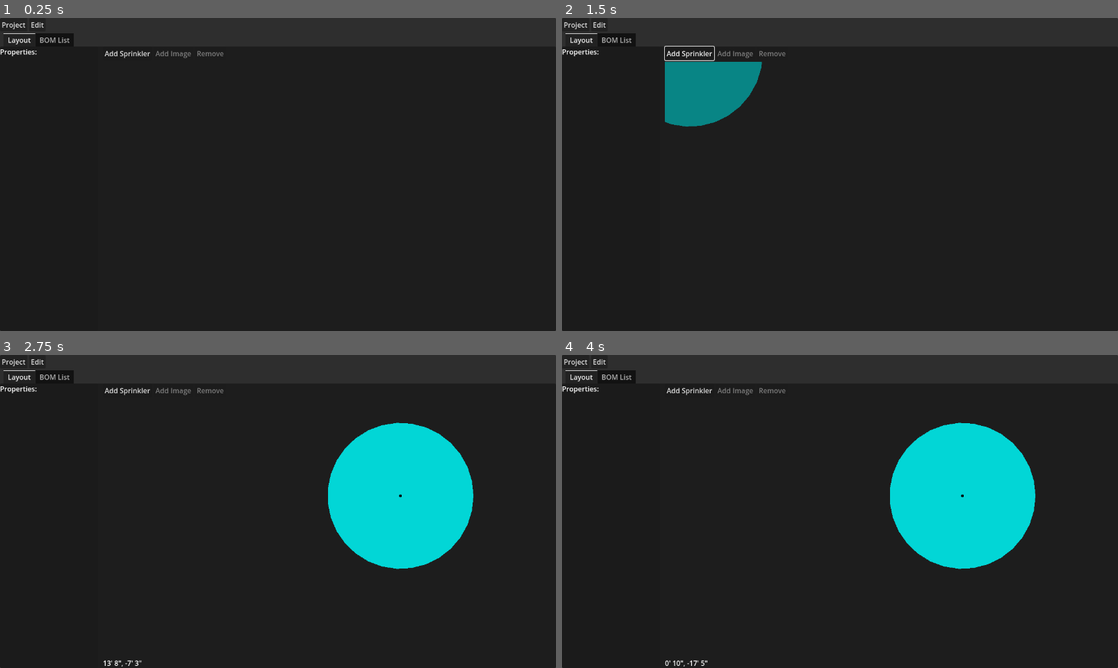
Above: before the commit, frames 1-4 (two rows, left to right).
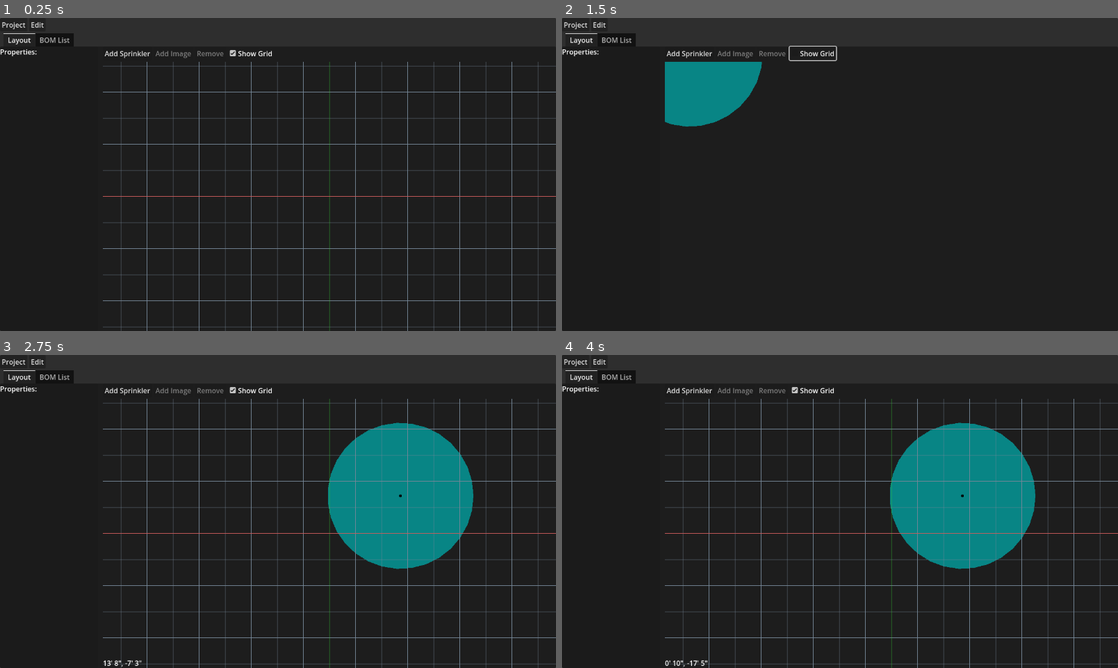
Above: after the commit, the same moments.

Repository: hankedan000/yardscaper
Game: Godot game, scene res://scenes/Main/Main.tscn
The game is run twice, just before and just after one commit, with the same random seed, the same clock (stepped at 60 frames per second) and the same inputs.
Inputs (mouse positions are in pixels of both pictures, inside the frame that each line leads up to):
- Up to frame 1 (0.25 s): no input
- Up to frame 2 (1.5 s): click "Add Sprinkler" at 0.5 s; click (812, 52) at 1.25 s, where only the run after the commit has a clickable "Show Grid"
- Up to frame 3 (2.75 s): tap Enter at 2 s; move the mouse to (400, 495) at 2.02 s; tap Z at 2.1 s; click (400, 495) at 2.17 s
- Up to frame 4 (4 s): tap Space at 2.75 s; drag from (728, 527) to (812, 574) at 2.77 s; tap Enter at 3.5 s; move the mouse to (895, 442) at 3.52 s; tap Z at 3.6 s; click (895, 442) at 3.67 s

The runs differ from the first frame. In frame 1, 3.8% of the frame differs, in the area x 18-100%, y 10-100%; in frame 2, 0.2%; in frame 3, 13%; in frame 4, 13%.

Commit message:
Adds grid to layout tab

Diff:
--- a/SprinklerDesigner/scenes/LayoutPanel/LayoutPanel.gd
+++ b/SprinklerDesigner/scenes/LayoutPanel/LayoutPanel.gd
@@ -14,9 +14,7 @@
 
 @onready var add_img_button           := $HSplitContainer/Layout/LayoutToolbar/AddImage
 
-@onready var world_viewport_container := $HSplitContainer/Layout/World/ViewportContainer
-@onready var world_viewport           := $HSplitContainer/Layout/World/ViewportContainer/Viewport
-@onready var pan_zoom_ctrl            := $HSplitContainer/Layout/World/ViewportContainer/Viewport/PanZoomController
+@onready var world_container          := $HSplitContainer/Layout/World/ViewportContainer
 @onready var mouse_pos_label          := $HSplitContainer/Layout/World/MousePosLabel
 
 @onready var remove_button            := $HSplitContainer/Layout/LayoutToolbar/RemoveButton
@@ -92,7 +90,7 @@
 			var smallest_dist_px = null
 			var nearest_sprink = null
 			var clicked_image = null
-			for child in world_viewport.get_children():
+			for child in world_container.viewport.get_children():
 				if child is Sprinkler:
 					var dist_px = (child.position - pos_in_world_px).length()
 					if dist_px > Utils.ft_to_px(child.dist_ft):
@@ -174,17 +172,17 @@
 	img_node.show_indicator = true
 
 func _is_point_over_world(global_pos: Vector2) -> bool:
-	return world_viewport_container.get_global_rect().has_point(global_pos)
+	return world_container.get_global_rect().has_point(global_pos)
 
 func _global_xy_to_pos_in_world(global_pos: Vector2) -> Vector2:
-	var pos_rel_to_world = global_pos - world_viewport_container.global_position
-	return pan_zoom_ctrl.get_xy_position_in_world(pos_rel_to_world)
+	var pos_rel_to_world = global_pos - world_container.global_position
+	return world_container.pan_zoom_ctrl.local_pos_to_world(pos_rel_to_world)
 
 func _on_add_sprinkler_pressed():
 	sprinkler_to_add = SprinklerScene.instantiate()
 	sprinkler_to_add.user_label = "Sprinkler%d" % TheProject.sprinklers.size()
 	sprinkler_to_add.position = _global_xy_to_pos_in_world(get_global_mouse_position())
-	world_viewport.add_child(sprinkler_to_add)
+	world_container.viewport.add_child(sprinkler_to_add)
 	mode = Mode.AddSprinkler
 
 func _on_add_image_pressed():
@@ -198,14 +196,14 @@
 	selected_obj = null
 
 func _on_TheProject_node_changed(obj, change_type, args):
-	var obj_in_world = obj.get_parent() == world_viewport
+	var obj_in_world = obj.get_parent() == world_container.viewport
 	match change_type:
 		TheProject.ChangeType.ADD:
 			if not obj_in_world:
-				world_viewport.add_child(obj)
+				world_container.viewport.add_child(obj)
 		TheProject.ChangeType.REMOVE:
 			if obj_in_world:
-				world_viewport.remove_child(obj)
+				world_container.viewport.remove_child(obj)
 		TheProject.ChangeType.PROP_EDIT:
 			var prop = args[0]
 			var old_value = args[1]
@@ -248,3 +246,6 @@
 
 func _on_img_dialog_file_selected(path):
 	TheProject.add_image(path)
+
+func _on_show_grid_checkbox_toggled(toggled_on):
+	world_container.show_grid = toggled_on
--- a/SprinklerDesigner/scenes/LayoutPanel/LayoutPanel.tscn
+++ b/SprinklerDesigner/scenes/LayoutPanel/LayoutPanel.tscn
@@ -1,8 +1,8 @@
 [gd_scene load_steps=4 format=3 uid="uid://xyp0got3c5dp"]
 
-[ext_resource type="PackedScene" uid="uid://dvfn3vnt35gw7" path="res://scenes/LayoutPanel/PanZoomController.tscn" id="1_bdy7t"]
 [ext_resource type="Script" path="res://scenes/LayoutPanel/LayoutPanel.gd" id="1_h3dfu"]
 [ext_resource type="PackedScene" uid="uid://g5yh8tb0v6bk" path="res://scenes/Sprinkler/Sprinkler.tscn" id="2_nuxou"]
+[ext_resource type="PackedScene" uid="uid://dqfod1mptbtve" path="res://scenes/WorldViewportContainer/WorldViewportContainer.tscn" id="3_g54tn"]
 
 [node name="LayoutPanel" type="PanelContainer"]
 anchors_preset = 15
@@ -14,7 +14,7 @@
 SprinklerScene = ExtResource("2_nuxou")
 
 [node name="ImgDialog" type="FileDialog" parent="."]
-title = "Import an Image"
+title = "Open a File"
 size = Vector2i(900, 600)
 ok_button_text = "Open"
 file_mode = 0
@@ -139,29 +139,17 @@
 disabled = true
 text = "Remove"
 
+[node name="ShowGridCheckbox" type="CheckBox" parent="HSplitContainer/Layout/LayoutToolbar"]
+layout_mode = 2
+button_pressed = true
+text = "Show Grid"
+
 [node name="World" type="Control" parent="HSplitContainer/Layout"]
 layout_mode = 2
 size_flags_vertical = 3
 
-[node name="ViewportContainer" type="SubViewportContainer" parent="HSplitContainer/Layout/World"]
+[node name="ViewportContainer" parent="HSplitContainer/Layout/World" instance=ExtResource("3_g54tn")]
 layout_mode = 1
-anchors_preset = 15
-anchor_right = 1.0
-anchor_bottom = 1.0
-grow_horizontal = 2
-grow_vertical = 2
-size_flags_vertical = 3
-stretch = true
-
-[node name="Viewport" type="SubViewport" parent="HSplitContainer/Layout/World/ViewportContainer"]
-transparent_bg = true
-handle_input_locally = false
-size = Vector2i(1043, 685)
-render_target_update_mode = 4
-
-[node name="PanZoomController" parent="HSplitContainer/Layout/World/ViewportContainer/Viewport" instance=ExtResource("1_bdy7t")]
-
-[node name="Camera2D" type="Camera2D" parent="HSplitContainer/Layout/World/ViewportContainer/Viewport"]
 
 [node name="MousePosLabel" type="Label" parent="HSplitContainer/Layout/World"]
 layout_mode = 1
@@ -182,3 +170,4 @@
 [connection signal="pressed" from="HSplitContainer/Layout/LayoutToolbar/AddSprinkler" to="." method="_on_add_sprinkler_pressed"]
 [connection signal="pressed" from="HSplitContainer/Layout/LayoutToolbar/AddImage" to="." method="_on_add_image_pressed"]
 [connection signal="pressed" from="HSplitContainer/Layout/LayoutToolbar/RemoveButton" to="." method="_on_remove_button_pressed"]
+[connection signal="toggled" from="HSplitContainer/Layout/LayoutToolbar/ShowGridCheckbox" to="." method="_on_show_grid_checkbox_toggled"]
--- a/SprinklerDesigner/scenes/LayoutPanel/PanZoomController.gd
+++ b/SprinklerDesigner/scenes/LayoutPanel/PanZoomController.gd
@@ -14,13 +14,18 @@
 	# Connect mouse events
 	set_process_input(true)
 
-func get_xy_position_in_world(pos):
+# local position within viwport to world position
+func local_pos_to_world(pos_local: Vector2) -> Vector2:
 	var camera := get_viewport().get_camera_2d()
-	var pos_rel_screen_center = pos - get_viewport_rect().size / 2.0
-	var pos_in_world = camera.position
-	pos_in_world.x += pos_rel_screen_center.x * (1.0 / camera.zoom.x)
-	pos_in_world.y += pos_rel_screen_center.y * (1.0 / camera.zoom.y)
-	return pos_in_world
+	var pos_rel_screen_center = pos_local - get_viewport_rect().size / 2.0
+	return camera.position + Utils.global_to_world_size_px(pos_rel_screen_center, camera.zoom)
+
+# world position within viwport to local position
+func world_pos_to_local(pos_world: Vector2) -> Vector2:
+	var camera := get_viewport().get_camera_2d()
+	var offset_from_camera_world = pos_world - camera.position
+	var viewport_rect_size = get_viewport().get_visible_rect().size
+	return viewport_rect_size / 2.0 + Utils.world_to_global_size_px(offset_from_camera_world, camera.zoom)
 
 func _input(event):
 	var camera := get_viewport().get_camera_2d()
@@ -58,9 +63,9 @@
 func _do_zoom(mouse_pos, zoom_speed):
 	var camera = get_viewport().get_camera_2d()
 	var new_zoom = clamp(camera.zoom.x * (1 + zoom_speed), MIN_ZOOM, MAX_ZOOM)
-	var mouse_pos_old = get_xy_position_in_world(mouse_pos)
+	var mouse_pos_old = local_pos_to_world(mouse_pos)
 	camera.zoom = Vector2(new_zoom, new_zoom)
 	# Adjust camera position to keep the mouse position fixed
-	var mouse_pos_new = get_xy_position_in_world(mouse_pos)
+	var mouse_pos_new = local_pos_to_world(mouse_pos)
 	var camera_offset = mouse_pos_old - mouse_pos_new
 	camera.position += camera_offset
--- /dev/null
+++ b/SprinklerDesigner/scenes/WorldViewportContainer/WorldViewportContainer.gd
@@ -0,0 +1,117 @@
+extends SubViewportContainer
+
+const MAJOR_LINE_WIDTH := 1
+const ORIGIN_VERT_COLOR := Color.LIME_GREEN
+const ORIGIN_HORZ_COLOR := Color.INDIAN_RED
+
+@onready var viewport      : Viewport = $Viewport
+@onready var pan_zoom_ctrl := $Viewport/PanZoomController
+@onready var camera2d      : Camera2D = $Viewport/Camera2D
+
+var show_grid = true:
+	set(value):
+		show_grid = value
+		queue_redraw()
+
+var major_spacing_ft : float = 5:
+	set(value):
+		major_spacing_ft = float(value)
+		queue_redraw()
+
+var major_line_color : Color = Color.LIGHT_SLATE_GRAY:
+	set(value):
+		major_line_color = value
+		queue_redraw()
+
+var _prev_zoom := Vector2()
+var _prev_global_pos := Vector2()
+
+func _draw():
+	if show_grid:
+		_draw_grid(major_spacing_ft, major_line_color, MAJOR_LINE_WIDTH)
+		_draw_origin()
+
+func _draw_origin():
+	var origin_pos_local = pan_zoom_ctrl.world_pos_to_local(Vector2(0, 0))
+	var visible_rect_size := viewport.get_visible_rect().size
+	if origin_pos_local.x >= 0 and origin_pos_local.x < visible_rect_size.x:
+		_draw_vert_lines(
+			origin_pos_local.x,  # start_x
+			0.0,                 # step,
+			visible_rect_size.y, # height
+			1,                   # n_lines,
+			ORIGIN_VERT_COLOR,   # color
+			MAJOR_LINE_WIDTH)    # line_width
+	if origin_pos_local.y >= 0 and origin_pos_local.y < visible_rect_size.y:
+		_draw_horz_lines(
+			origin_pos_local.y,  # start_y
+			0.0,                 # step,
+			visible_rect_size.x, # width
+			1,                   # n_lines,
+			ORIGIN_HORZ_COLOR,   # color
+			MAJOR_LINE_WIDTH)    # line_width
+
+func _draw_grid(grid_spacing_ft: float, color: Color, line_width: int):
+	var visible_rect_size := viewport.get_visible_rect().size
+	var visible_world_size := Utils.global_to_world_size_px(
+		visible_rect_size, camera2d.zoom)
+
+	var spacing_world = Utils.ft_to_px(grid_spacing_ft)
+	var vert_spacing_global = Utils.world_to_global_px(
+		spacing_world, camera2d.zoom.x)
+	var horz_spacing_global = Utils.world_to_global_px(
+		spacing_world, camera2d.zoom.y)
+	var n_vert_lines = ceil(visible_world_size.x / spacing_world)
+	var n_horz_lines = ceil(visible_world_size.y / spacing_world)
+
+	var upper_left_pos_world = pan_zoom_ctrl.local_pos_to_world(Vector2(0, 0))
+	var first_major_grid_pos_world = Vector2(
+		ceil(upper_left_pos_world.x / spacing_world) * spacing_world,
+		ceil(upper_left_pos_world.y / spacing_world) * spacing_world)
+	var first_major_grid_pos_local = Vector2(
+		(first_major_grid_pos_world.x - upper_left_pos_world.x) * camera2d.zoom.x,
+		(first_major_grid_pos_world.y - upper_left_pos_world.y) * camera2d.zoom.y)
+	_draw_vert_lines(
+		first_major_grid_pos_local.x,
+		vert_spacing_global, # step (px)
+		visible_rect_size.y, # height (px)
+		n_vert_lines, # n_lines
+		color,
+		line_width);
+	_draw_horz_lines(
+		first_major_grid_pos_local.y,
+		horz_spacing_global, # step (px)
+		visible_rect_size.x, # width (px)
+		n_horz_lines, # n_lines
+		color,
+		line_width);
+
+func _draw_vert_lines(start_x: float, step: float, height: float, n_lines: int, color: Color, line_width: int):
+	for i in range(n_lines):
+		var x_pos = start_x + step * i
+		draw_line(
+			Vector2(x_pos, 0),
+			Vector2(x_pos, height),
+			color,
+			line_width)
+
+func _draw_horz_lines(start_y: float, step: float, width: float, n_lines: int, color: Color, line_width: int):
+	for i in range(n_lines):
+		var y_pos = start_y + step * i
+		draw_line(
+			Vector2(0, y_pos),
+			Vector2(width, y_pos),
+			color,
+			line_width)
+
+func _process(delta):
+	var curr_pos := camera2d.global_position
+	var curr_zoom := camera2d.zoom
+	var delta_pos := curr_pos - _prev_global_pos
+	var delta_zoom := curr_zoom - _prev_zoom
+	if delta_pos.length() > 0.5:
+		queue_redraw()
+	if delta_zoom.length() > 0.00001:
+		queue_redraw()
+	_prev_global_pos = curr_pos
+	_prev_zoom = curr_zoom
--- /dev/null
+++ b/SprinklerDesigner/scenes/WorldViewportContainer/WorldViewportContainer.tscn
@@ -0,0 +1,24 @@
+[gd_scene load_steps=3 format=3 uid="uid://dqfod1mptbtve"]
+
+[ext_resource type="Script" path="res://scenes/WorldViewportContainer/WorldViewportContainer.gd" id="1_6kpm8"]
+[ext_resource type="PackedScene" uid="uid://dvfn3vnt35gw7" path="res://scenes/LayoutPanel/PanZoomController.tscn" id="1_bty5q"]
+
+[node name="ViewportContainer" type="SubViewportContainer"]
+anchors_preset = 15
+anchor_right = 1.0
+anchor_bottom = 1.0
+grow_horizontal = 2
+grow_vertical = 2
+size_flags_vertical = 3
+stretch = true
+script = ExtResource("1_6kpm8")
+
+[node name="Viewport" type="SubViewport" parent="."]
+transparent_bg = true
+handle_input_locally = false
+size = Vector2i(1280, 720)
+render_target_update_mode = 4
+
+[node name="PanZoomController" parent="Viewport" instance=ExtResource("1_bty5q")]
+
+[node name="Camera2D" type="Camera2D" parent="Viewport"]
--- a/SprinklerDesigner/scripts/Utils.gd
+++ b/SprinklerDesigner/scripts/Utils.gd
@@ -37,3 +37,15 @@
 	shortcut.events = [ input_event ]
 
 	return shortcut
+
+func world_to_global_px(px: float, zoom_factor: float) -> float:
+	return px * zoom_factor
+
+func global_to_world_px(px: float, zoom_factor: float) -> float:
+	return px / zoom_factor
+
+func world_to_global_size_px(size: Vector2, zoom: Vector2) -> Vector2:
+	return Vector2(size.x * zoom.x, size.y * zoom.y)
+
+func global_to_world_size_px(size: Vector2, zoom: Vector2) -> Vector2:
+	return Vector2(size.x / zoom.x, size.y / zoom.y)
